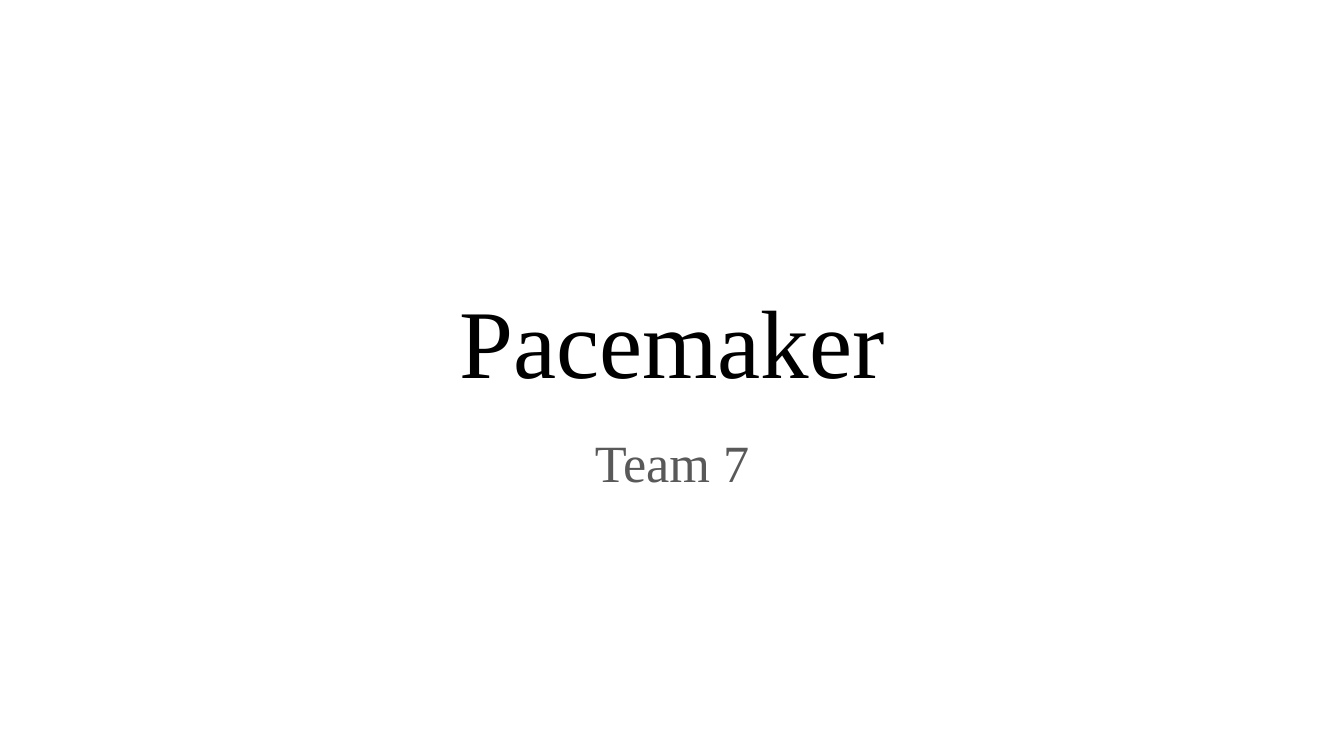
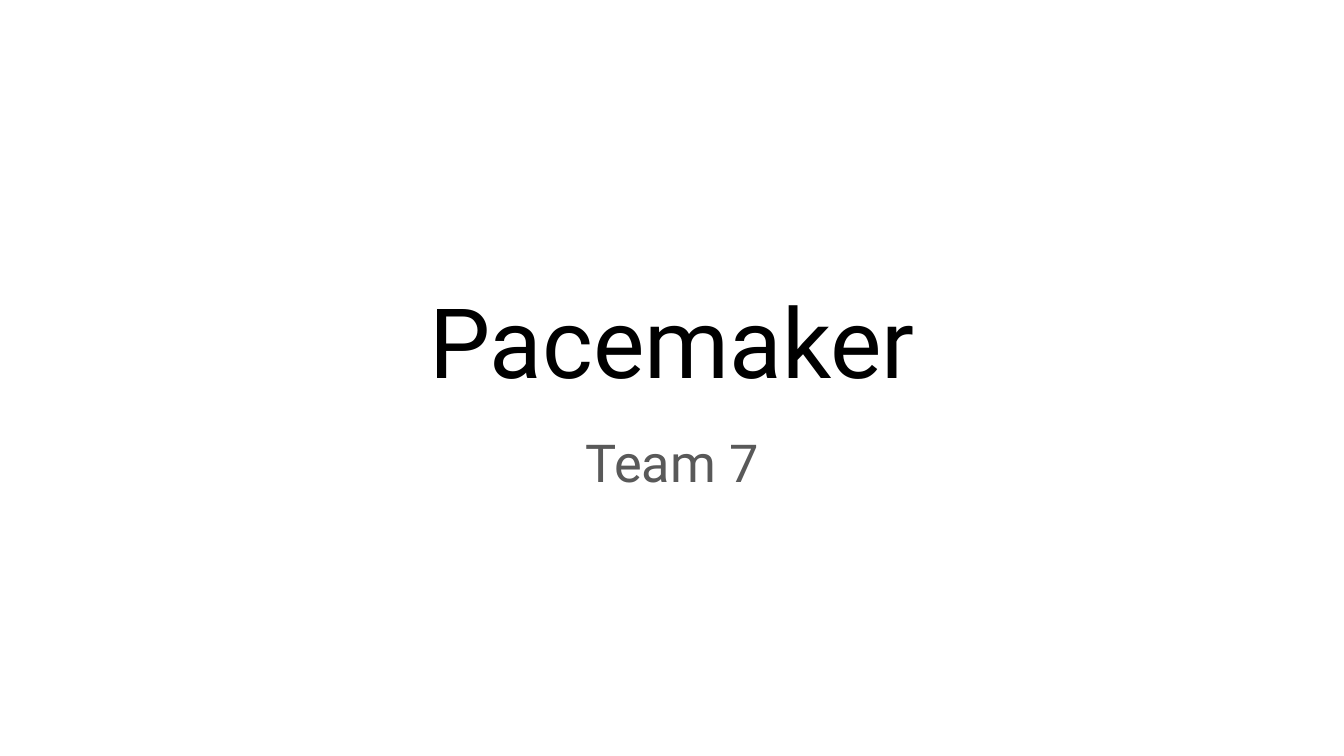
Before and after one commit to crazyboy9103/2021_2_MCA_team7, a slide deck: slide 1 of Project Proposal.pptx. Drawn at 1344x756 pixels with LibreOffice and Linux fonts; fonts in the diff are those of the drawing. Boxes give left, top, right and bottom in pixels: in the first picture for what was removed or moved away, otherwise in the second. Text is boxed around its words. In the diff, an @@ line names an element or a change of style, - is before the commit and + after.

```diff
--- a/Project Proposal.pptx
+++ b/Project Proposal.pptx
@@ title "Pacemaker" at bbox=[429, 305, 915, 379]: font Times New Roman to Roboto @@
@@ subtitle "Team 7" at bbox=[586, 445, 758, 483]: font Times New Roman to Roboto @@
```
Also in this commit, not shown: 4 other slides changed, 13 slides added, 3 slides removed, 1 other file.
